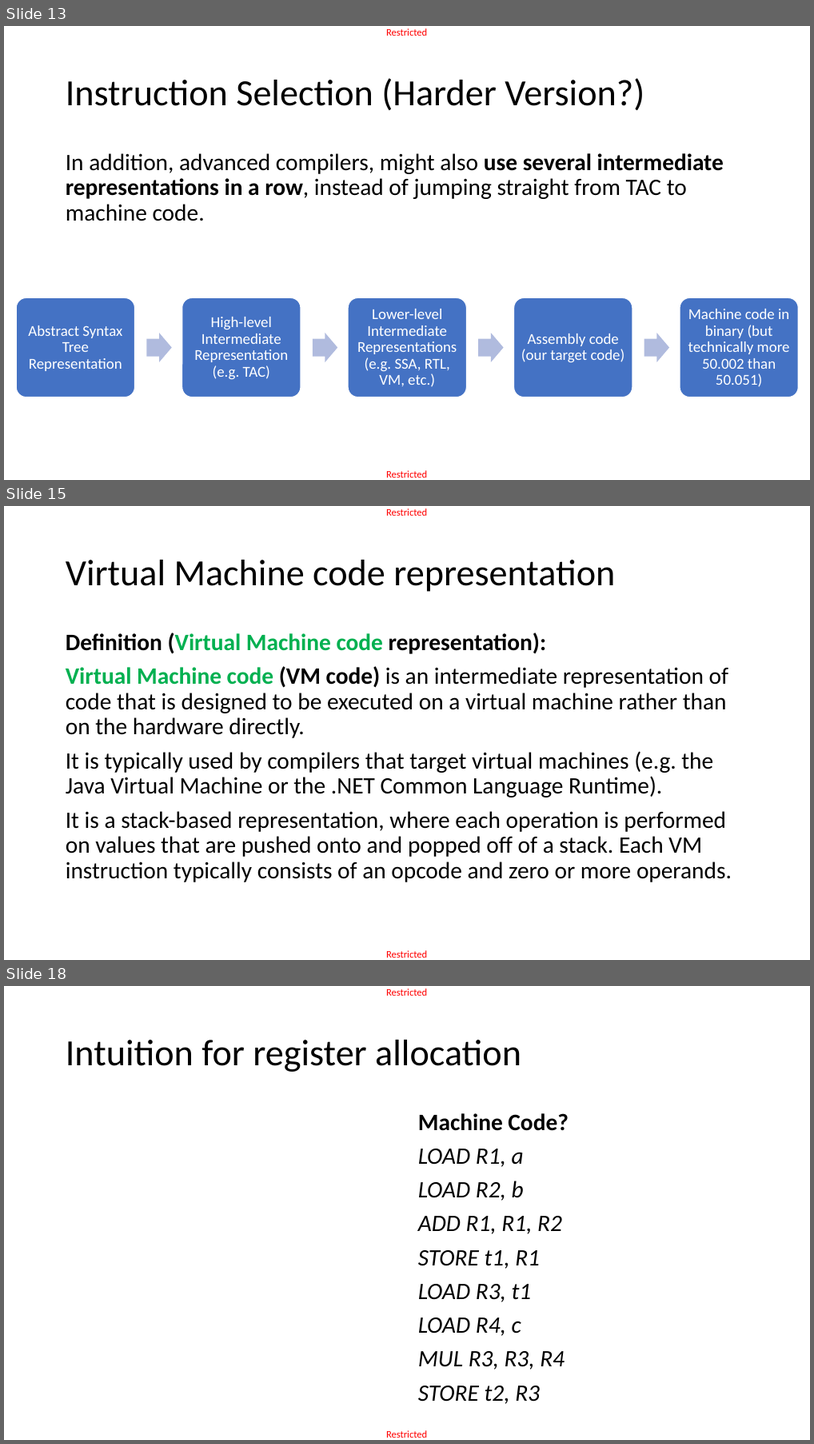
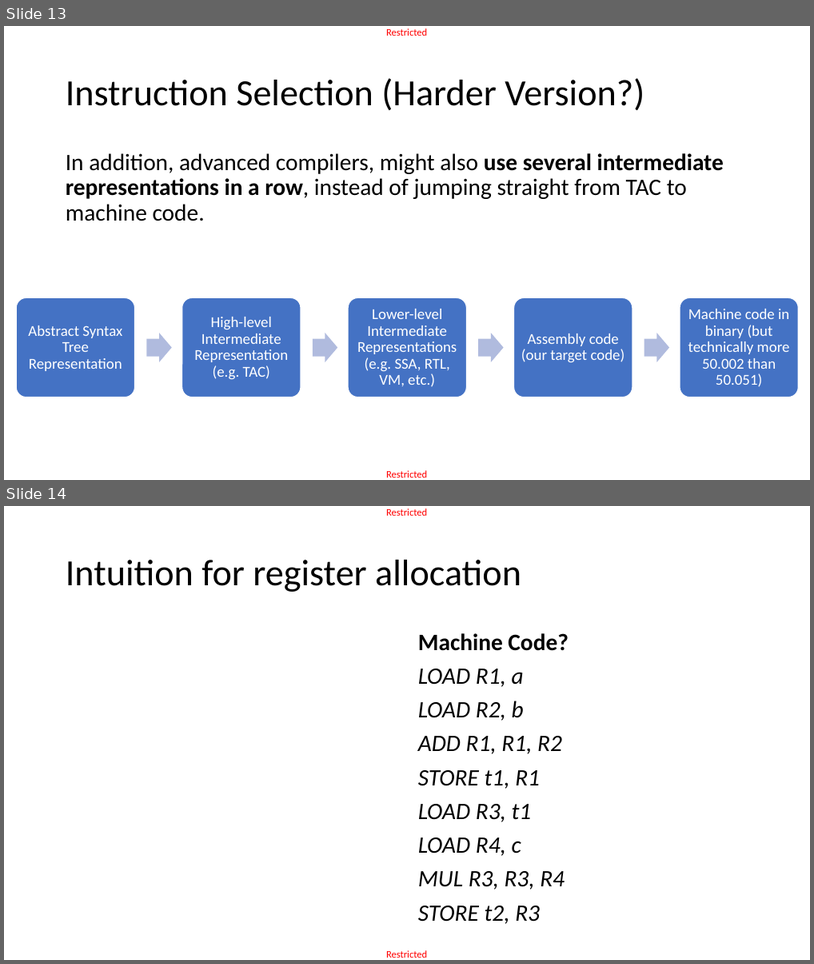
Before and after one commit to matthieudemari/SUTD_PLC_50_051, a slide deck: W13/W13S2/W13S2.pptx. Shown one above the other, each under a label of ours: slides 13, 15 and 18 before the commit, slides 13 and 14 after it; the slides between them are not shown. The pictures are 814x1444 and 814x964 pixels, drawn with LibreOffice and Linux fonts; fonts in the diff are those of the drawing; grey boxes stand for pictures. Boxes give left, top, right and bottom in pixels: in the first picture for what was removed or moved away, otherwise in the second. Text is boxed around its words. In the diff, an @@ line names an element or a change of style, - is before the commit and + after.

```diff
--- a/W13/W13S2/W13S2.pptx
+++ b/W13/W13S2/W13S2.pptx
@@ slide 15 removed at (4,506,810,960), background #FFFFFF; not listed: 2 template elements that a slide beside it also shows @@
@@ title removed at (66,560,615,592) @@
-Virtual Machine code representation
@@ text removed at (66,632,732,882) @@
-Definition (Virtual Machine code representation):
-Virtual Machine code (VM code) is an intermediate representation of code that is designed to be executed on a virtual machine rather than on the hardware directly.
-It is typically used by compilers that target virtual machines (e.g. the Java Virtual Machine or the .NET Common Language Runtime).
-It is a stack-based representation, where each operation is performed on values that are pushed onto and popped off of a stack. Each VM instruction typically consists of an opcode and zero or more operands.
@@ what was slide 18 is now slide 14 @@
```
Also in this commit, not shown: 2 slides changed, 10 slides added, 5 other slides removed, 54 other files.
